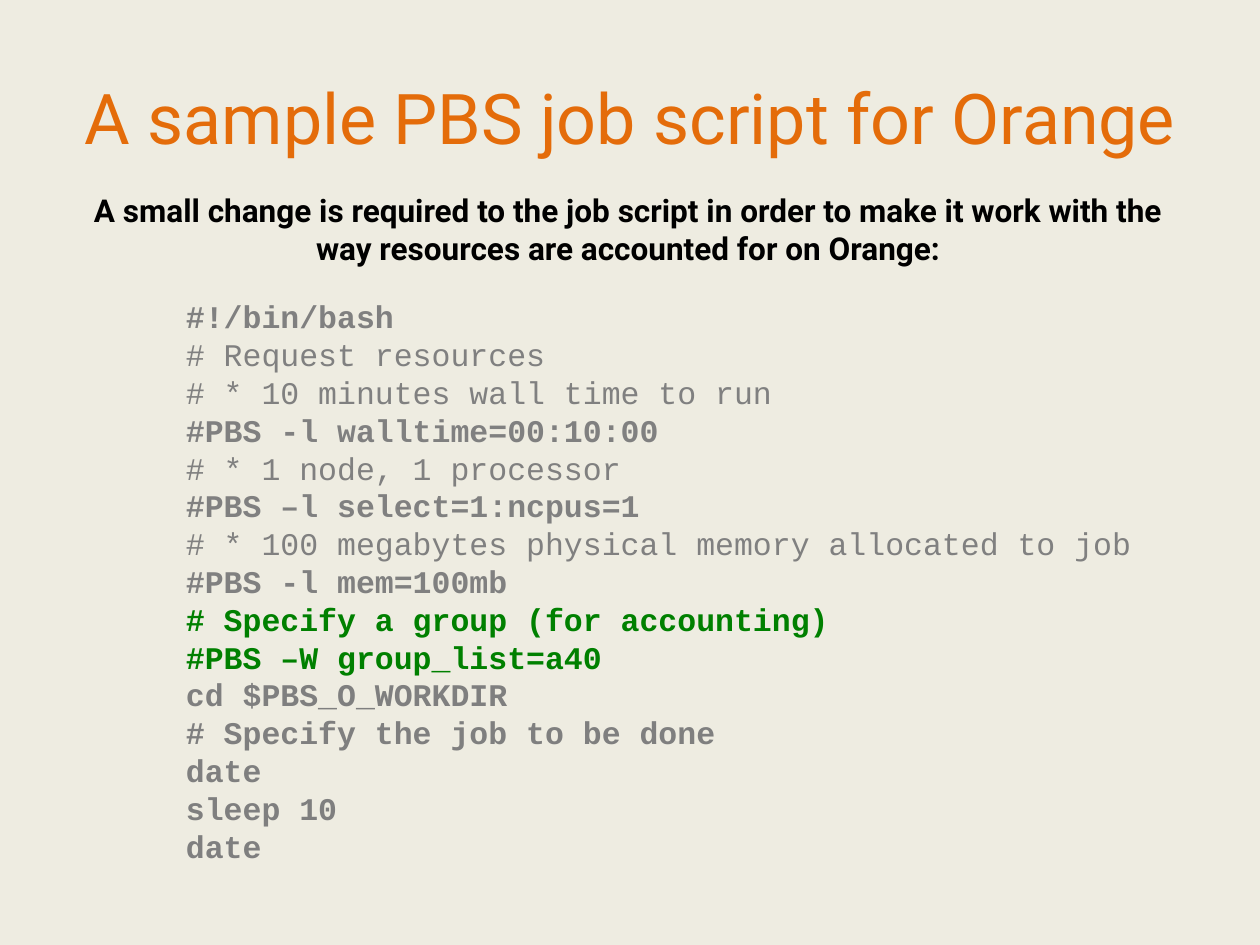
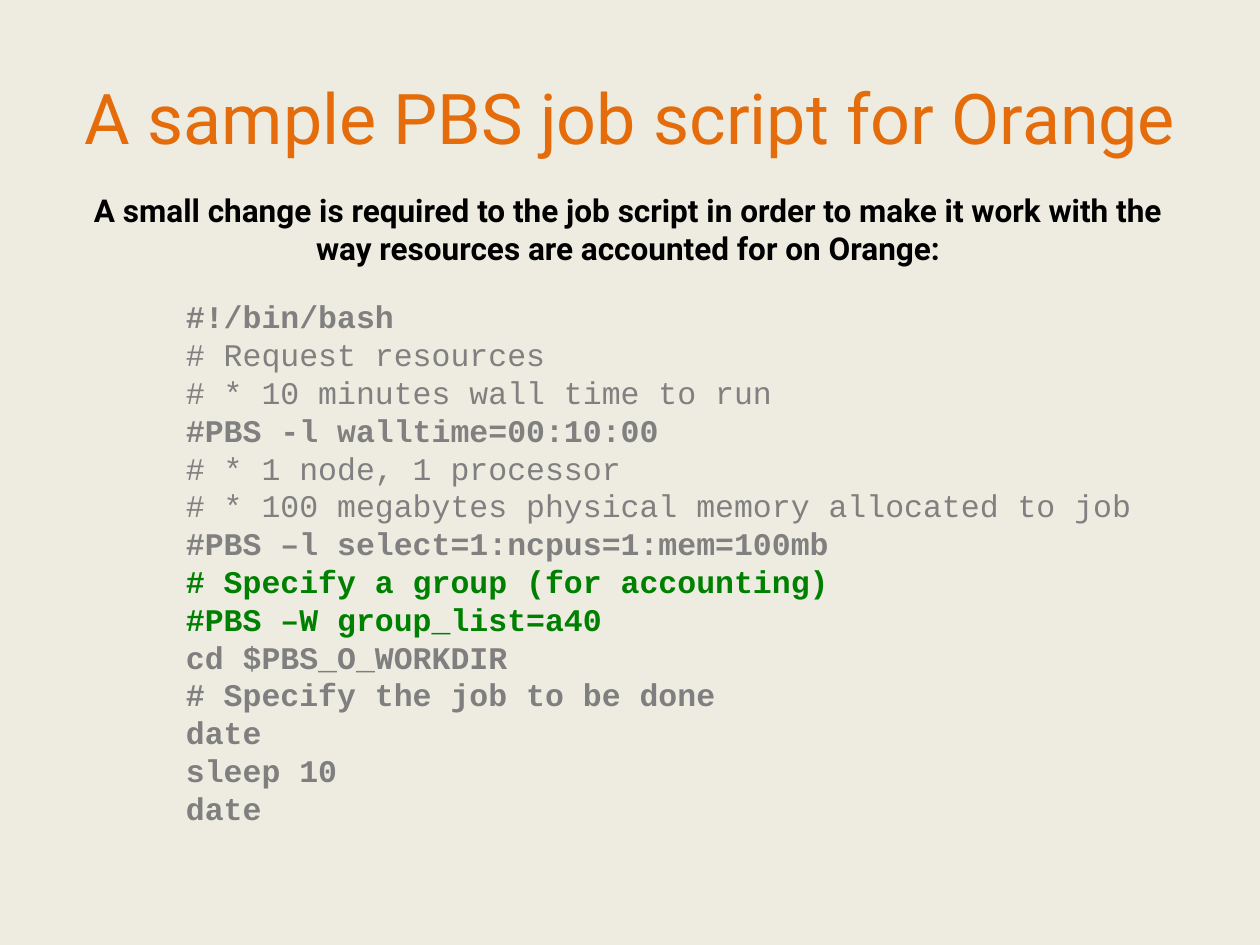
Before and after one commit to IntersectAustralia/TrainingMaterials, a slide deck: slide 27 of IntroToUnixHPC/03 HPC - Slides.pptx. Drawn at 1260x945 pixels with LibreOffice and Linux fonts; fonts in the diff are those of the drawing. Boxes give left, top, right and bottom in pixels: in the first picture for what was removed or moved away, otherwise in the second. Text is boxed around its words. In the diff, an @@ line names an element or a change of style, - is before the commit and + after.

```diff
--- a/IntroToUnixHPC/03 HPC - Slides.pptx
+++ b/IntroToUnixHPC/03 HPC - Slides.pptx
@@ text at [186, 495, 639, 524]: paragraph removed @@
-#PBS –l select=1:ncpus=1
@@ text at [186, 532, 828, 562]: text changed @@
-#PBS -l mem=100mb
+#PBS –l select=1:ncpus=1:mem=100mb
```
Also in this commit, not shown: 1 other slide changed, 2 other files.
